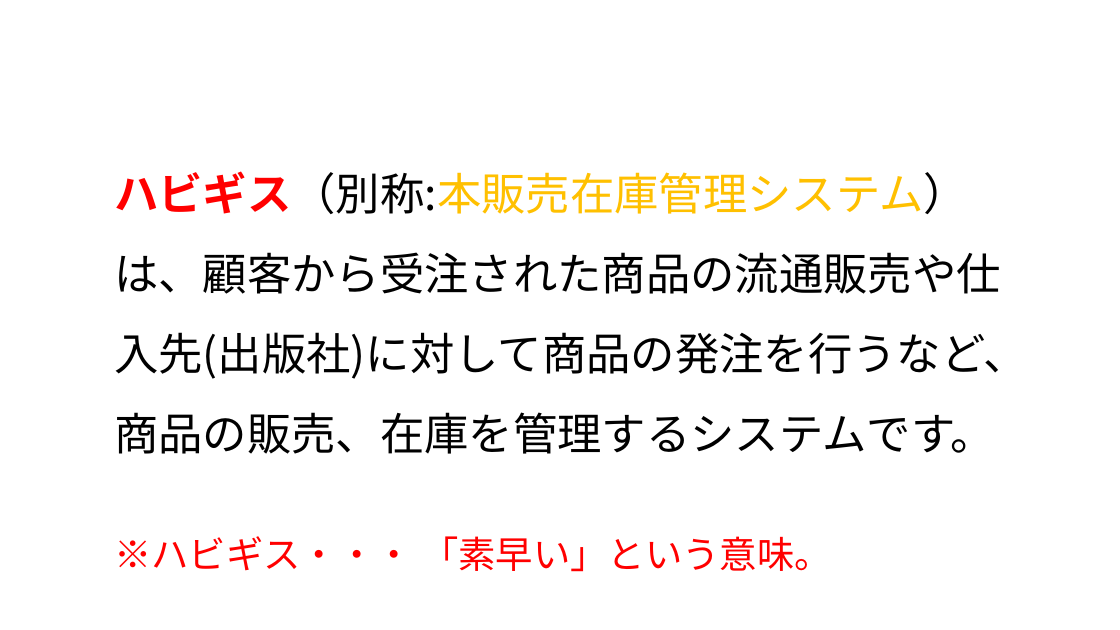
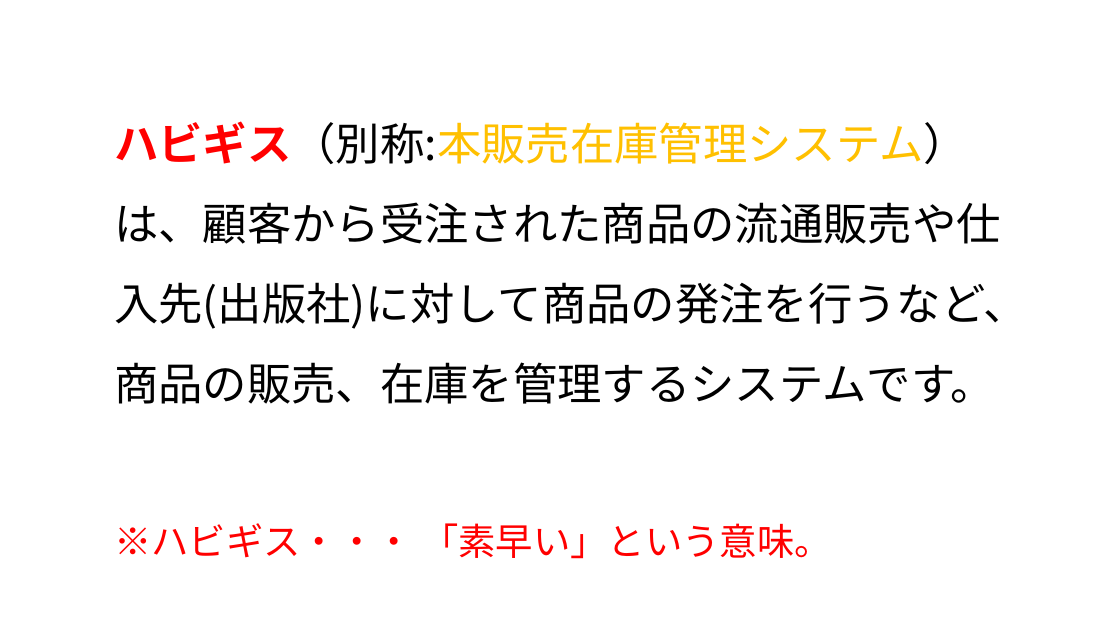
Before and after one commit to natsu-cat/system-development, a slide deck: slide 2 of doc/販売在庫管理システム.pptx. Drawn at 1120x630 pixels with LibreOffice and Linux fonts; fonts in the diff are those of the drawing. Boxes give left, top, right and bottom in pixels: in the first picture for what was removed or moved away, otherwise in the second. Text is boxed around its words. In the diff, an @@ line names an element or a change of style, - is before the commit and + after.

```diff
--- a/doc/販売在庫管理システム.pptx
+++ b/doc/販売在庫管理システム.pptx
@@ text "ハビギス（別称:本販売在庫管理システム）は、顧客から受注された商品の流通販売や仕入先(出版社)に対して商品の発注を行うな ...": place and size @@
-text "ハビギス（別称:本販売在庫管理システム）は、顧客から受注された商品の流通販売や仕入先(出版社)に対して商品の発注を行うな ..." at [114, 171, 1028, 454]
+text "ハビギス（別称:本販売在庫管理システム）は、顧客から受注された商品の流通販売や仕入先(出版社)に対して商品の発注を行うな ..." at [114, 121, 1028, 404]
@@ text "※ハビギス・・・ 「素早い」という意味。": place and size @@
-text "※ハビギス・・・ 「素早い」という意味。" at [114, 536, 832, 572]
+text "※ハビギス・・・ 「素早い」という意味。" at [114, 523, 832, 559]
```
Also in this commit, not shown: 6 other slides changed, 6 slides added, 1 slide removed, 2 other files.
